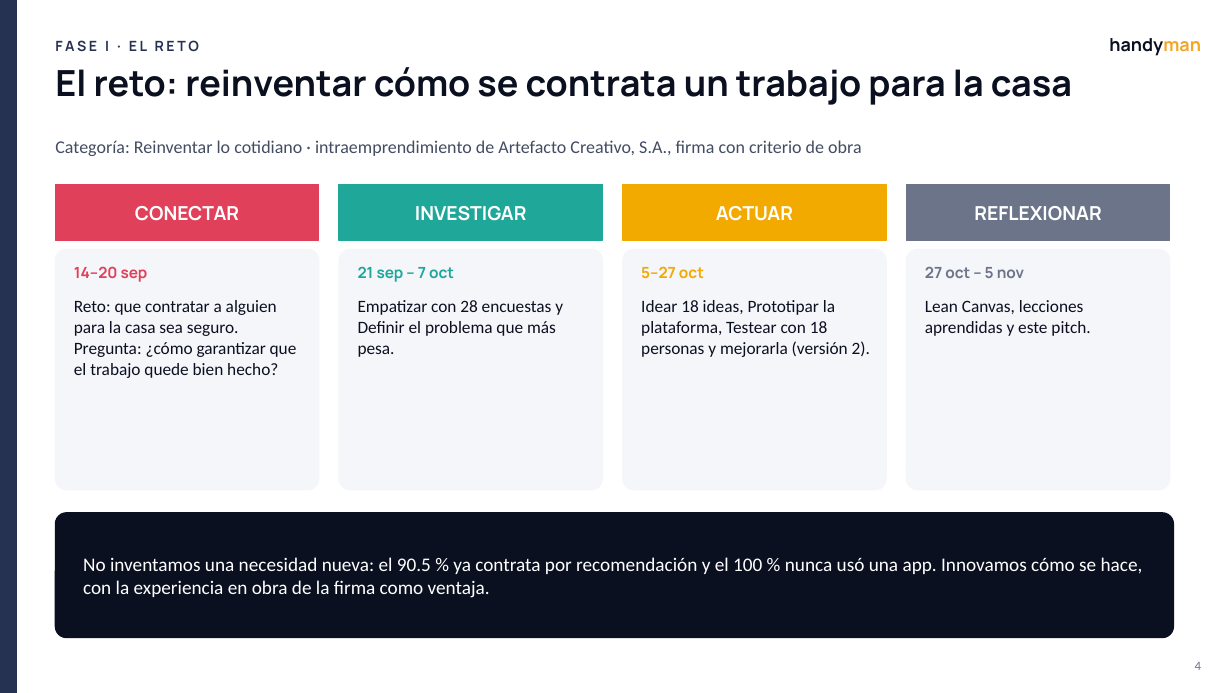
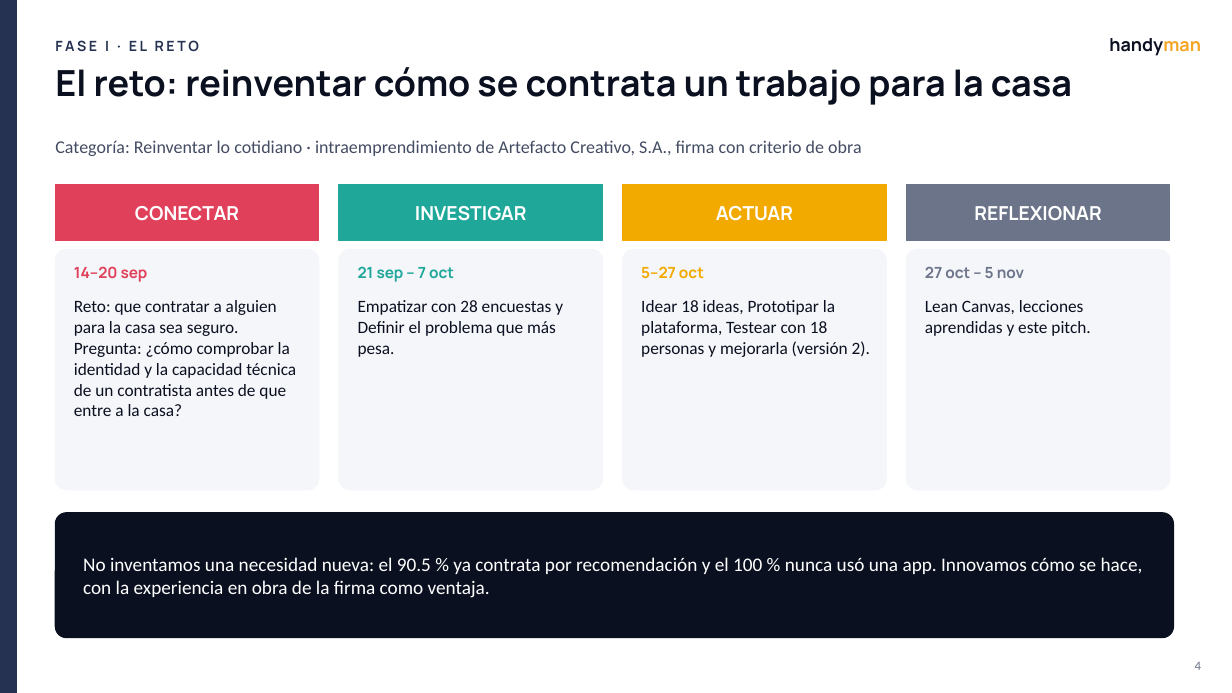
Before and after one commit to matcodez/handyman, a slide deck: slide 4 of docs/Handyman_Presentacion_Final_20.pptx. Drawn at 1232x693 pixels with LibreOffice and Linux fonts; fonts in the diff are those of the drawing. Boxes give left, top, right and bottom in pixels: in the first picture for what was removed or moved away, otherwise in the second. Text is boxed around its words. In the diff, an @@ line names an element or a change of style, - is before the commit and + after.

```diff
--- a/docs/Handyman_Presentacion_Final_20.pptx
+++ b/docs/Handyman_Presentacion_Final_20.pptx
@@ text at [74,300,296,416]: text changed @@
-Reto: que contratar a alguien para la casa sea seguro. Pregunta: ¿cómo garantizar que el trabajo quede bien hecho?
+Reto: que contratar a alguien para la casa sea seguro. Pregunta: ¿cómo comprobar la identidad y la capacidad técnica de un contratista antes de que entre a la casa?
```
Also in this commit, not shown: 1 other slide changed, 3 other files.
